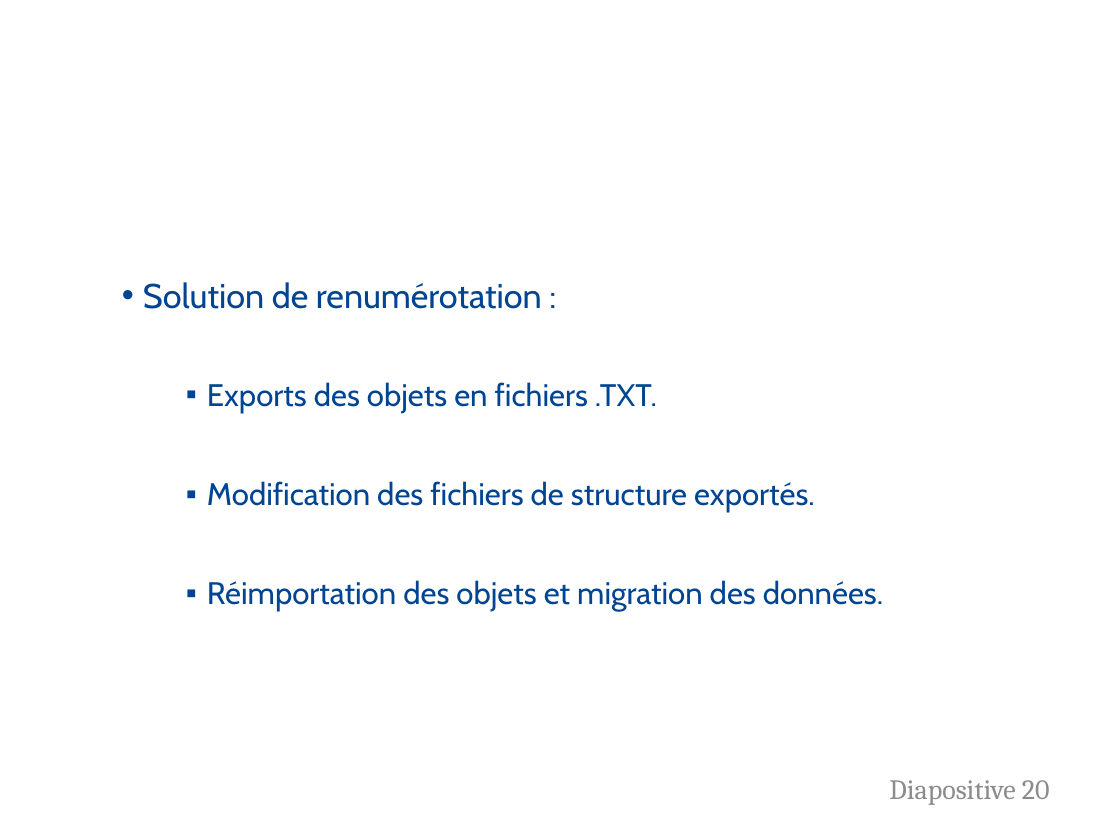
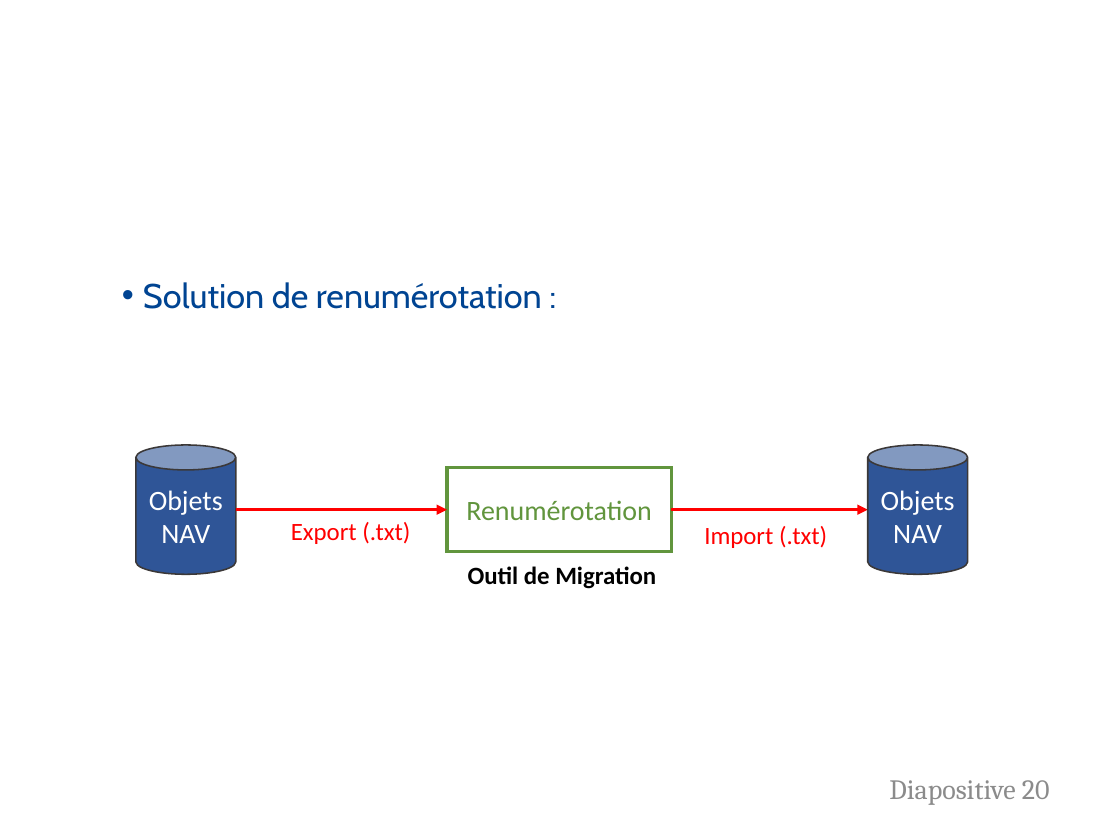
Before and after one commit to FlorentALAPETITE/Rapport_Stage_2017, a slide deck: slide 20 of Soutenance_Stage.pptx. Drawn at 1120x840 pixels with LibreOffice and Linux fonts; fonts in the diff are those of the drawing; background and template pictures are left out. Boxes give left, top, right and bottom in pixels: in the first picture for what was removed or moved away, otherwise in the second. Text is boxed around its words. In the diff, an @@ line names an element or a change of style, - is before the commit and + after.

```diff
--- a/Soutenance_Stage.pptx
+++ b/Soutenance_Stage.pptx
@@ text removed at <box>207,382,883,612</box> @@
-  ▪ Exports des objets en fichiers .TXT.
-  ▪ Modification des fichiers de structure exportés.
-  ▪ Réimportation des objets et migration des données.
@@ cylinder added at <box>136,445,235,575</box>, fill #2F5597, outline #3B3838 1 pt, 18 pt, text #FFFFFF @@
+Objets
+NAV
@@ cylinder added at <box>868,445,968,575</box>, fill #2F5597, outline #3B3838 1 pt, 18 pt, text #FFFFFF @@
+Objets
+NAV
@@ rectangle added at <box>447,468,671,552</box>, fill #FFFFFF, outline #61953D 2.25 pt, 18 pt, text #61953D @@
+Renumérotation
@@ arrow added from (236, 510) to (447, 510), #FF0000 2.25 pt @@
@@ text added at <box>291,522,410,544</box>, 16 pt, text #FF0000 @@
+Export (.txt)
@@ arrow added from (671, 510) to (868, 510), #FF0000 2.25 pt @@
@@ text added at <box>704,526,827,548</box>, 16 pt, text #FF0000 @@
+Import (.txt)
@@ text added at <box>468,566,656,589</box>, 16 pt, text #000000, bold @@
+Outil de Migration
```
Also in this commit, not shown: 5 other slides changed, 3 slides added, 4 slides removed, 6 other files.
